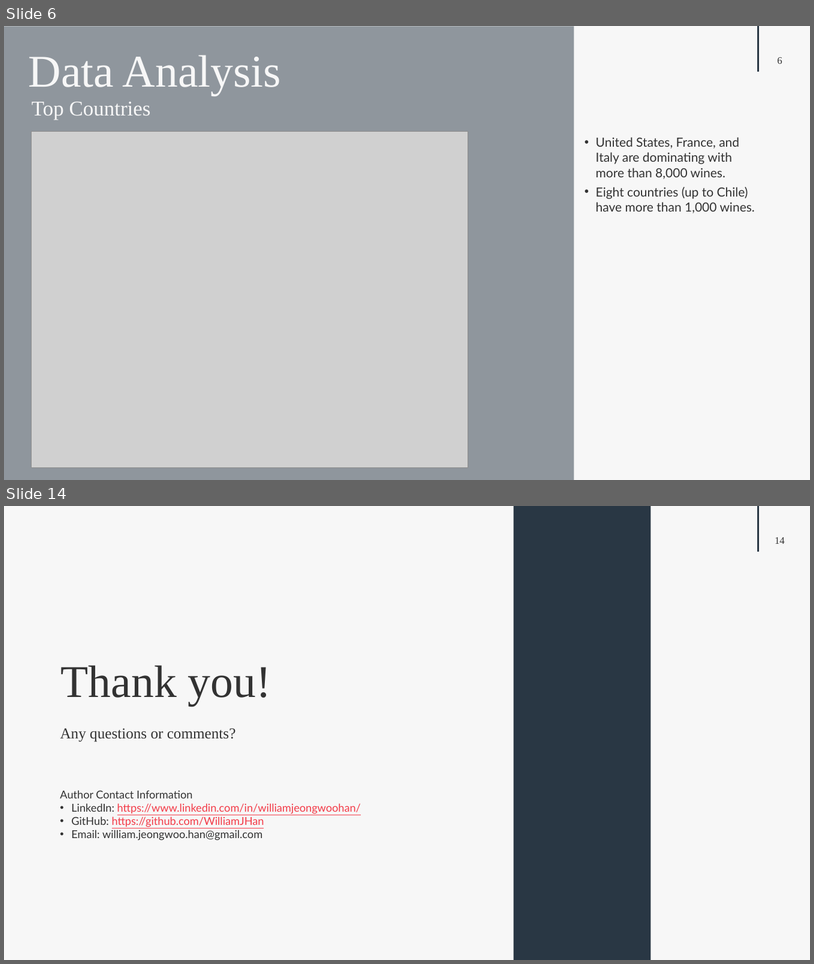
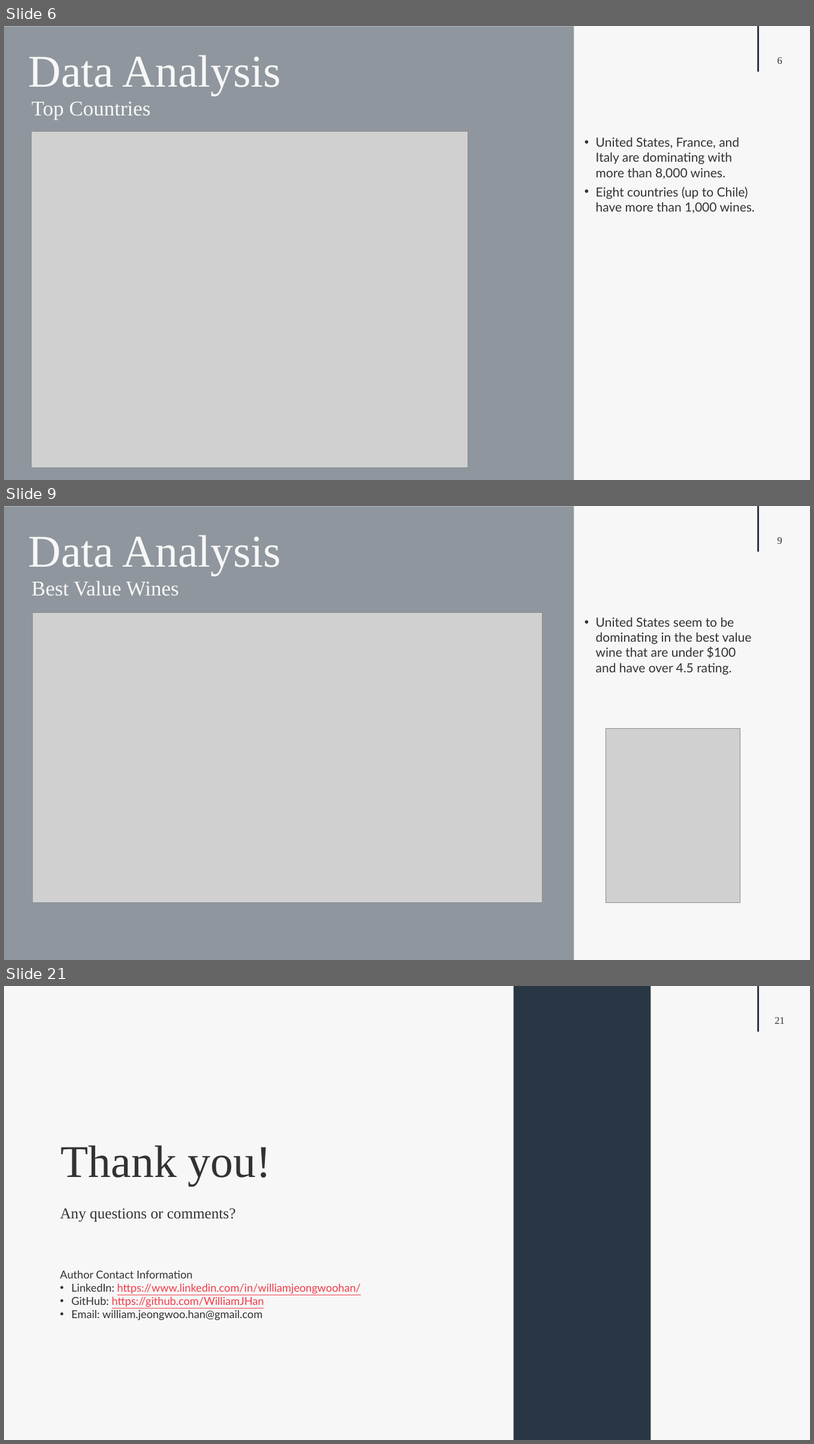
Before and after one commit to WilliamJHan/Selenium_Vivino, a slide deck: Vivino_Presentation.pptx. Shown one above the other, each under a label of ours: slides 6 and 14 before the commit, slides 6, 9 and 21 after it; the slides between them are not shown. The pictures are 814x964 and 814x1444 pixels, drawn with LibreOffice and Linux fonts; fonts in the diff are those of the drawing; grey boxes stand for pictures. Boxes give left, top, right and bottom in pixels: in the first picture for what was removed or moved away, otherwise in the second. Text is boxed around its words. In the diff, an @@ line names an element or a change of style, - is before the commit and + after.

```diff
--- a/Vivino_Presentation.pptx
+++ b/Vivino_Presentation.pptx
@@ slide 9 added at box(4, 506, 810, 960), background #F7F7F7; not listed: 2 template elements that a slide beside it also shows @@
@@ rectangle added at box(4, 506, 575, 960), fill #293744 at 50% opacity @@
@@ text added at box(29, 535, 281, 576), 54 pt, text #F7F7F7 @@
+Data Analysis
@@ text added at box(32, 581, 179, 596), 25 pt, text #F7F7F7 @@
+Best Value Wines
@@ picture added at box(32, 612, 543, 902) @@
@@ text added at box(596, 617, 752, 675), 15 pt, text #323232 @@
+• United States seem to be dominating in the best value wine that are under $100 and have over 4.5 rating.
@@ picture added at box(606, 729, 741, 902) @@
@@ what was slide 14 is now slide 21 @@
@@ page number at box(775, 1017, 785, 1024): text changed @@
-14
+21
```
Also in this commit, not shown: 6 slides changed, 7 other slides added, 1 slide removed, 16 other files.
